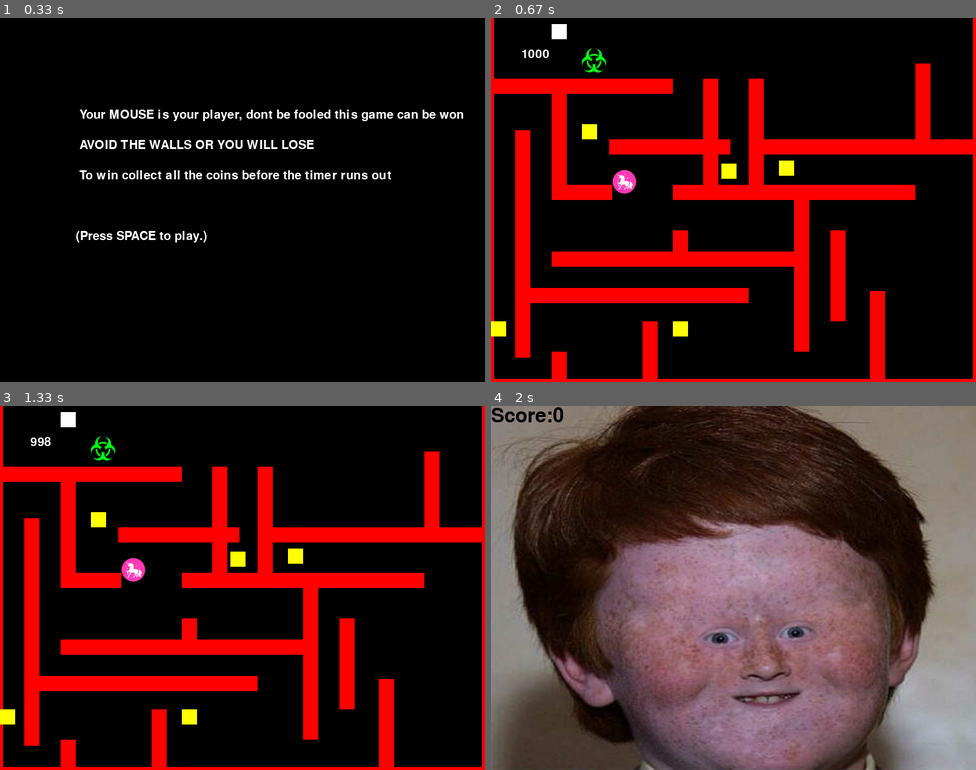
Above: before the commit, frames 1-4 (two rows, left to right).
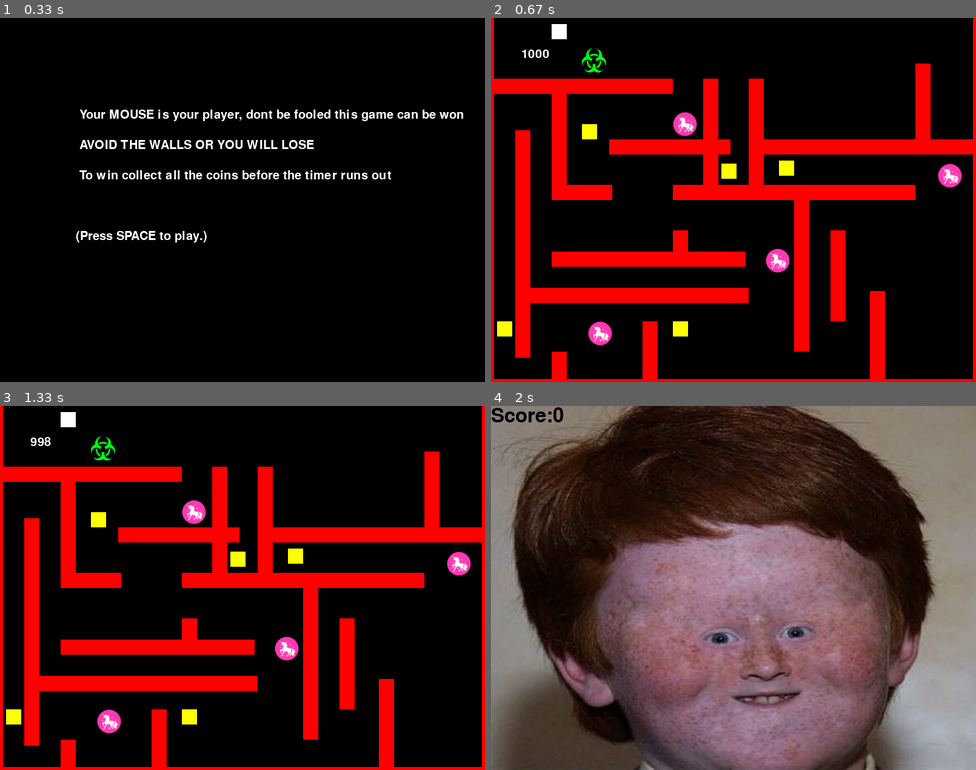
Above: after the commit, the same moments.

Repository: artsyone/my-first-python-programs
Game: pygame game, started from New folder/Avoid_Walls4_SavannaShaver.py
Two runs of this game, one before a commit and one after it. Both use one fixed random seed, a clock stepped at 60 frames per second and the inputs below.
Inputs (mouse positions are in pixels of both pictures, inside the frame that each line leads up to):
- Up to frame 1 (0.33 s): no input
- Up to frame 2 (0.67 s): tap Space at 0.33 s
- Up to frame 3 (1.33 s): no input
- Up to frame 4 (2 s): click (617, 515) at 1.72 s

Frame 1 is identical in both runs. In frame 2, 1.6% of the frame differs, in the area x 0-98%, y 25-90%; in frame 3, 1.6%; in frame 4, nothing differs.

Commit message:
Add files via upload

Diff:
--- a/New folder/Avoid_Walls4_SavannaShaver.py
+++ b/New folder/Avoid_Walls4_SavannaShaver.py
@@ -64,7 +64,7 @@
 w4 =  [350, 100, 25, 200]
 w5 =  [425, 100, 25, 200]
 w6 =  [100, 550, 25, 50]
-w7 =  [250, 500, 25, 200]
+w7 =  [250, 500, 25, 150]
 w8 =  [500, 300, 25, 250]
 w9 =  [350, 100, 25, 200]
 w10 =  [425, 200,400, 25]
@@ -74,7 +74,7 @@
 w14 =  [0,595,800, 25]
 w15 =  [0,100,300, 25]
 w16 =  [100,275,100, 25]
-w17 =  [100,385,400, 25]
+w17 =  [100,385,320, 25]
 w18 =  [40,185,25, 375]
 w19 =  [700,75,25, 125]
 w20 =  [300,350,25, 50]
@@ -83,6 +83,7 @@
 
 
 
+
 walls = [w1,w2,w3,w4,w5,w6,w7,w8,w9,w10,w11,w12,w13,w14,w15,w16,w17,w18,w19,w20,w21,w22]
 
 # Make coins
@@ -90,7 +91,17 @@
 coin2 = [380, 240, 25, 25]
 coin3 = [150, 175, 25, 25]
 coin4 = [475, 235, 25, 25]
-coin5 = [0, 500, 25, 25]
+coin5 = [10, 500, 25, 25]
+coin6 = [200, 500, 25, 25]
+coin7 = [100, 500, 25, 25]
+
+u1 =[453,380,40,40]
+u2 =[737,240,40,40]
+u3 =[160,500,40,40]
+u4 =[300,155,40,40]
+
+
+
 
 
 # stages
@@ -101,7 +112,7 @@
 
 
 def setup():
-    global player1_pos,player1_vel, size, stage,time_remaining,ticks,coins,sad,fun
+    global player1_pos,player1_vel, size, stage,time_remaining,ticks,coins,sad,fun,unicorn,my_coins
 
     player1_pos = [375, 275]
     player1_vel = [0, 0]
@@ -112,6 +123,8 @@
     fun = (random.choice ([pug1,pug2,pug3,pug4,pug5]))
     sad = (random.choice([terror,person]))
     coins = [coin1,coin2,coin3,coin4,coin5]
+    unicorn = [u1,u2,u3,u4]
+
 
 
 
@@ -153,30 +166,6 @@
 
     mouse_pos = pygame.mouse.get_pos()
 
-
-    ''' move the player in horizontal direction '''
-    player1[0] += vel1[0]
-
-    ''' resolve collisions horizontally '''
-    for w in walls:
-        if intersects.rect_rect(player1, w):
-            if vel1[0] > 0:
-                player1[0] = w[0] - player1[2]
-            elif vel1[0] < 0:
-                player1[0] = w[0] + w[2]
-
-    ''' move the player in vertical direction '''
-    player1[1] += vel1[1]
-
-    ''' resolve collisions vertically '''
-    for w in walls:
-        if intersects.rect_rect(player1, w):
-            if vel1[1] > 0:
-                player1[1] = w[1] - player1[3]
-            if vel1[1]< 0:
-                player1[1] = w[1] + w[3]
-
-
     ''' get block edges (makes collision resolution easier to read) '''
     left = player1[0]
     right = player1[0] + player1[2]
@@ -205,6 +194,7 @@
         hit_list = [c for c in coins if intersects.rect_rect(player1, c)]
 
         for hit in hit_list:
+
             coins.remove(hit)
             score1 += 1
             laugh3.play()
@@ -215,6 +205,26 @@
         if len(coins) == 0:
             win = True
             stage = END
+
+
+
+
+        ''' move block '''
+
+
+        stuff_list = [u for u in unicorn if intersects.rect_rect(player1, u)]
+
+        for stuff in stuff_list:
+            unicorn.remove(stuff)
+            coins = [coin1,coin2,coin3,coin4,coin5]
+            score1 += 1
+            laugh3.play()
+
+
+            print("sound!")
+
+
+
 
 
 
@@ -265,7 +275,10 @@
     for c in coins:
         pygame.draw.rect(screen, YELLOW, c)
 
-    screen.blit(uni, (200, 250))
+
+    for u in unicorn:
+
+        screen.blit(uni, (u[0],u[1]))
     screen.blit(posion, (150, 50))
 
 
@@ -289,6 +302,7 @@
         player1 = [mouse_pos[0], mouse_pos[1], 25, 25]
 
     elif stage == END:
+
         player1 = [mouse_pos[0], mouse_pos[1], 25, 25]
         pygame.mixer.music.pause()
         if win:
